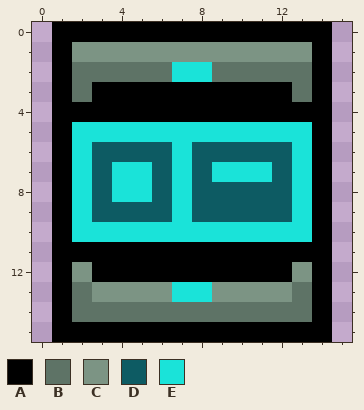
Pixel-art sprite: codex/atprk_krakoth/atprk_krakothcodexpsiicon.png. The first picture shows the starting point.
The file is 16x16 pixels.
Palette (. is transparent): A #000000  B #5e7366  C #7c9484  D #0d5b63  E #1ae3d9
Pixels before, first column x 1:
 0 AAAAAAAAAAAAAA
 1 ACCCCCCCCCCCCA
 2 ABBBBBEEBBBBBA
 3 ABAAAAAAAAAABA
 4 AAAAAAAAAAAAAA
 5 AEEEEEEEEEEEEA
 6 AEDDDDEDDDDDEA
 7 AEDEEDEDEEEDEA
 8 AEDEEDEDDDDDEA
 9 AEDDDDEDDDDDEA
10 AEEEEEEEEEEEEA
11 AAAAAAAAAAAAAA
12 ACAAAAAAAAAACA
13 ABCCCCEECCCCBA
14 ABBBBBBBBBBBBA
15 AAAAAAAAAAAAAA
And afterwards:
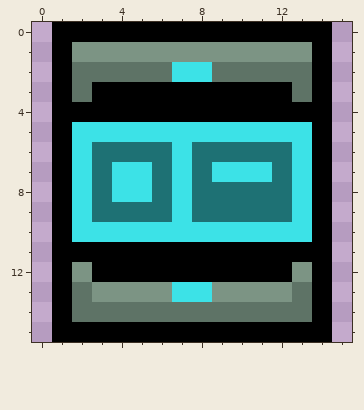
Diff:
colour D: #0d5b63 -> #1e7174
colour E: #1ae3d9 -> #3ce2e7
Boxes around the changes in both pictures, in picture pixels (x1, y1, x2, y2):
changed: (72, 62, 312, 302)
